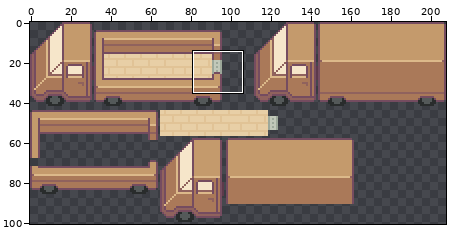
File history of a sprite sheet, Assets/Sprites/Sprout Lands/Tilesets/Building parts/truck.png. Above, an overview of the earlier version with the close-up marked.
Close-up. Before the commit:
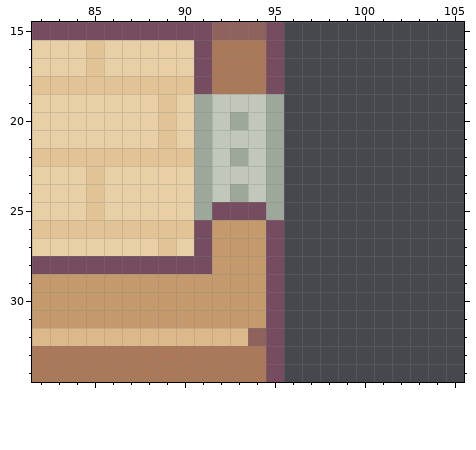
The file is 208x101 pixels. Shown: x 82..105, y 15..34. The commit also changed other parts of the picture, which this record leaves out.
The same view after the edit:
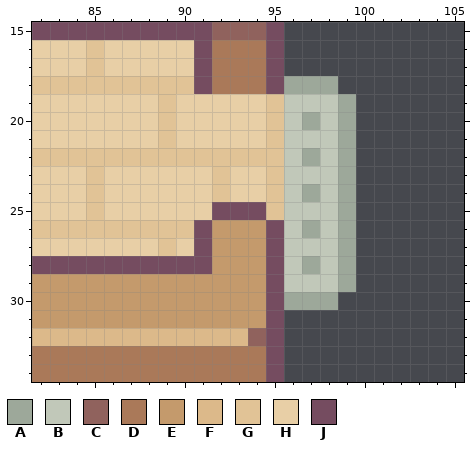
Palette (. is transparent): A #9da89a  B #c1c8b9  C #90625d  D #aa7959  E #c49a6c  F #dcb98a  G #e1c396  H #e8cfa6  J #754c60
The edit:
y 18: x 96..98 ... -> AAA
y 19: x 91..99 ABBBA.... -> HHHHGBBBA
y 20: x 91..99 ABABA.... -> HHHHGBABA
y 21: x 91..99 ABBBA.... -> HHHHGBBBA
y 22: x 91..99 ABABA.... -> GGGGGBABA
y 23: x 91..99 ABBBA.... -> HGHHGBBBA
y 24: x 91..99 ABABA.... -> HGHHGBABA
y 25: x 91 A -> H; x 95..99 A.... -> GBBBA
y 26: x 96..99 .... -> BABA
y 27: x 96..99 .... -> BBBA
y 28: x 96..99 .... -> BABA
y 29: x 96..99 .... -> BBBA
y 30: x 96..98 ... -> AAA
